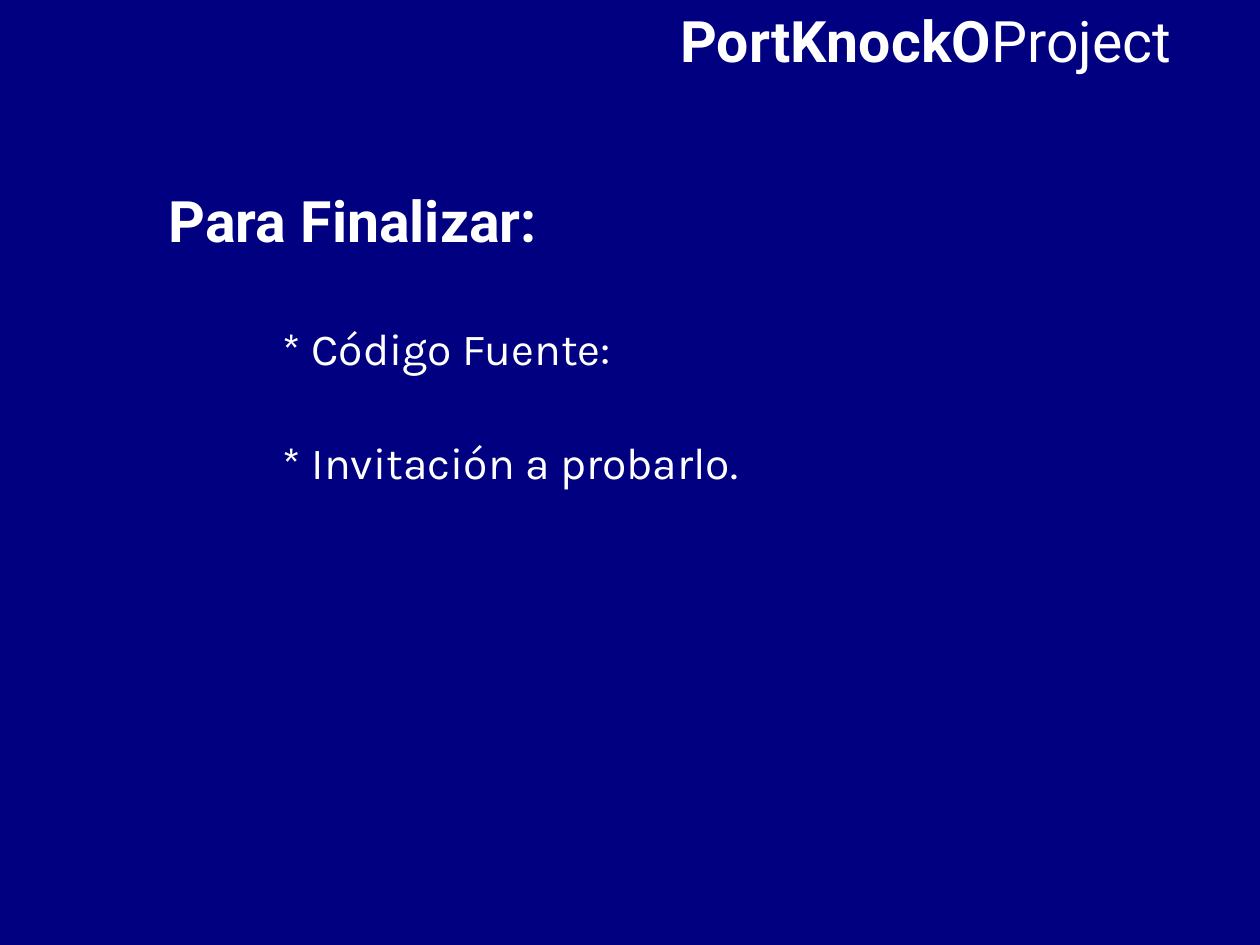
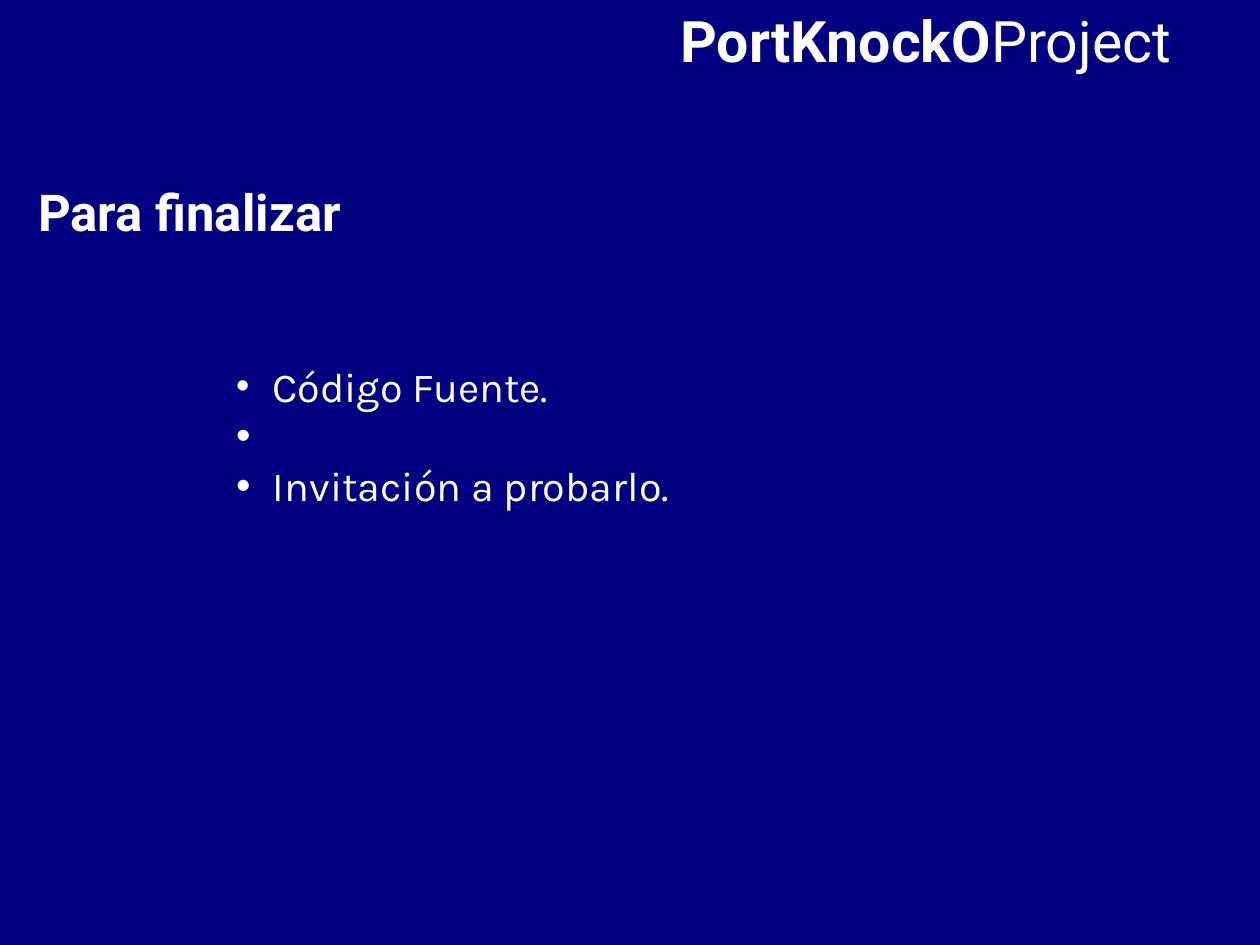
Before and after one commit to BackupTheBerlios/portknocko-svn, a slide deck: slide 12 of trunk/jornadas/jornadas.odp (slide 11 before the commit). Drawn at 1260x945 pixels with LibreOffice and Linux fonts; fonts in the diff are those of the drawing. Boxes give left, top, right and bottom in pixels: in the first picture for what was removed or moved away, otherwise in the second. Text is boxed around its words. In the diff, an @@ line names an element or a change of style, - is before the commit and + after.

```diff
--- a/trunk/jornadas/jornadas.odp
+++ b/trunk/jornadas/jornadas.odp
@@ text at [38,192,341,232]: text changed; size 36 to 32 pt @@
-Para Finalizar:
+Para finalizar
@@ text at [272,370,669,511]: text changed; size 28 to 26 pt @@
-* Código Fuente:
-* Invitación a probarlo.
+• Código Fuente.
+• Invitación a probarlo.
```
Also in this commit, not shown: 9 other slides changed, 1 slide added.
